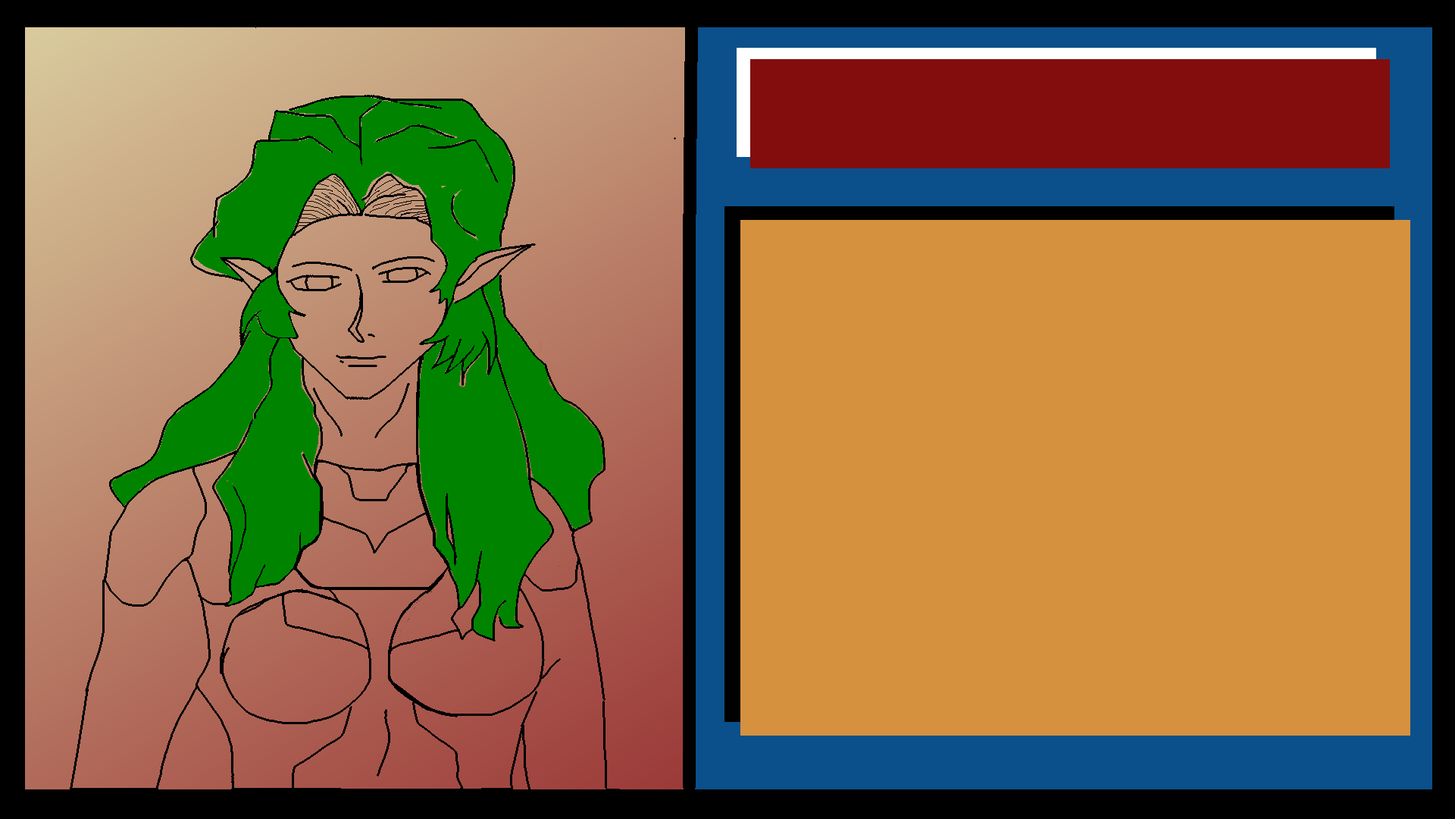
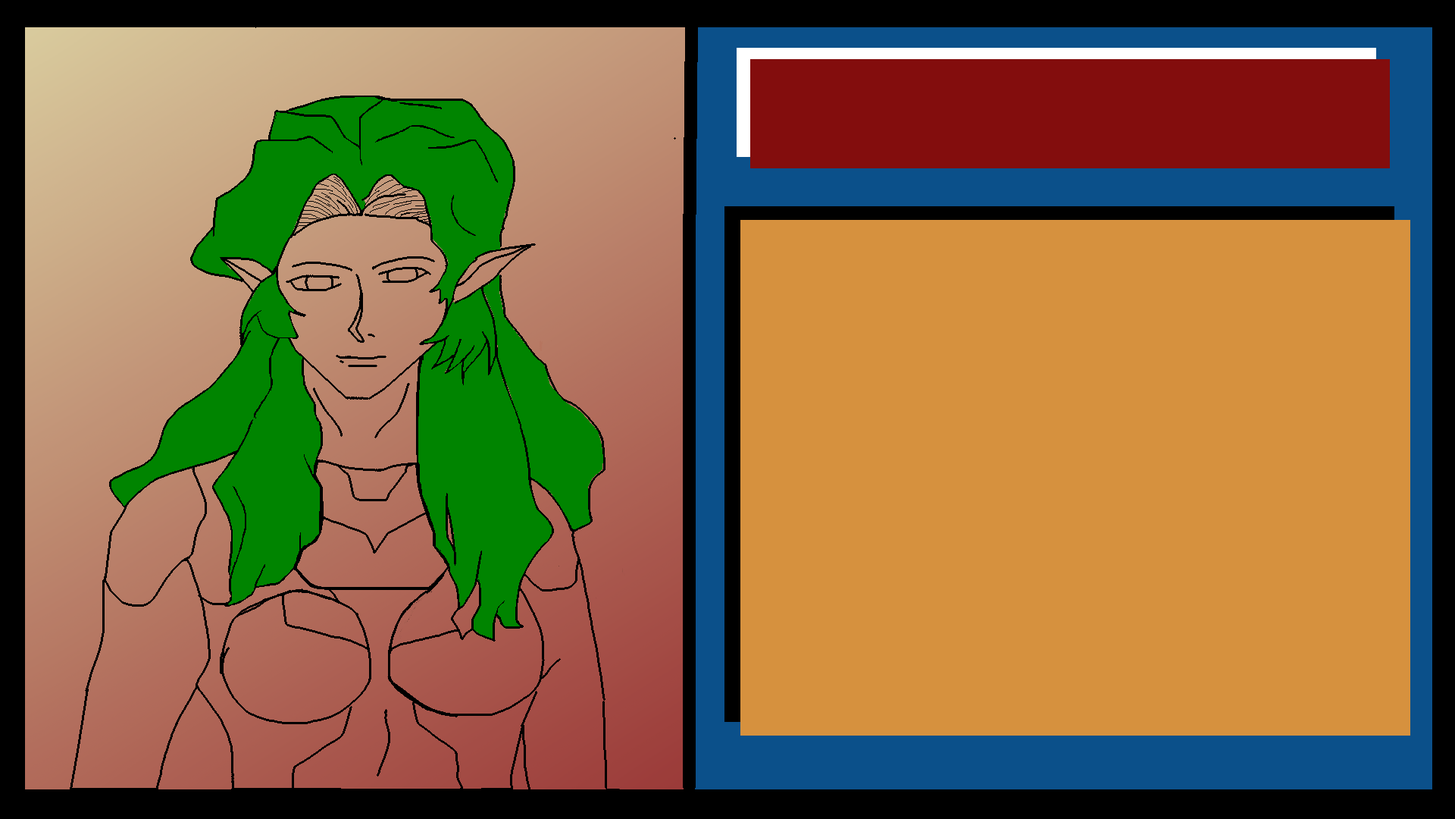
The second (1455, 819) image is a revision of the first. Changes to its layers:
painted on "hair" over bbox(111, 94, 591, 627)
